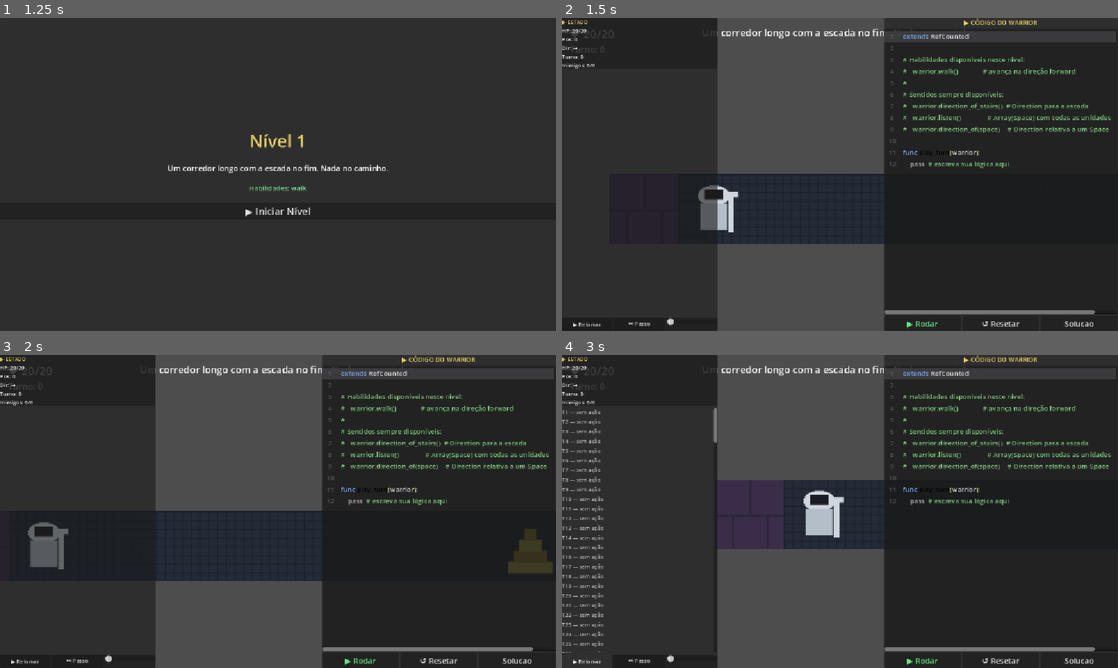
Above: before the commit, frames 1-4 (two rows, left to right).
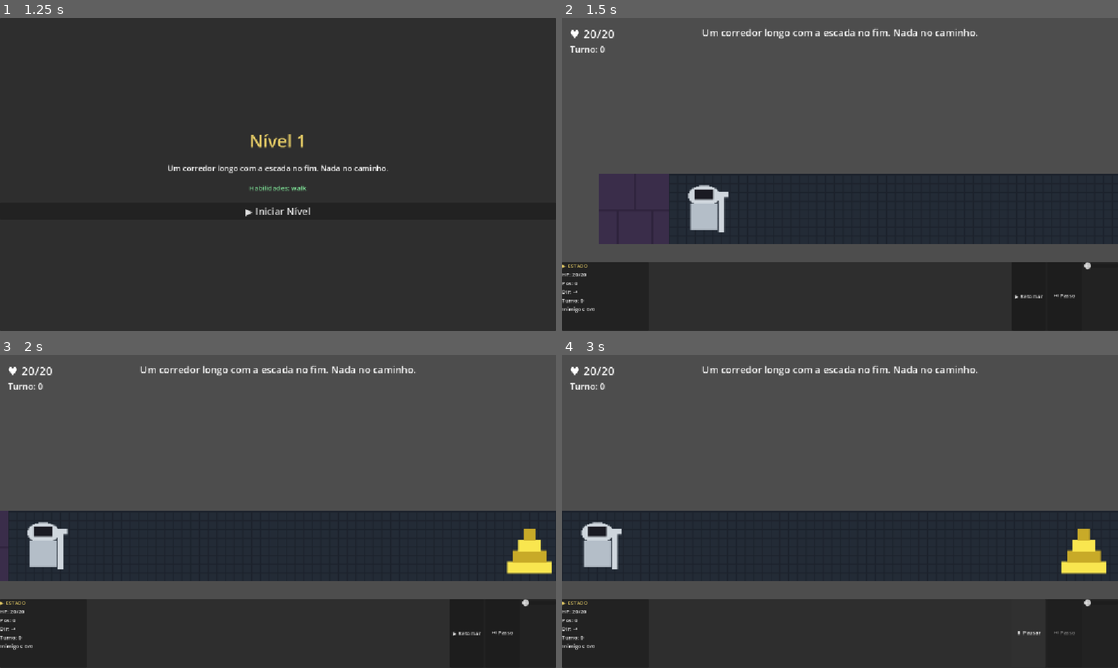
Above: after the commit, the same moments.

Repository: navegar-sistemas/dojo
Game: Godot game, scene res://scenes/main_menu.tscn
Same seed, same stepped clock (60 frames per second), same inputs: the game is played once before the commit and once after it.
Inputs (mouse positions are in pixels of both pictures, inside the frame that each line leads up to):
- Up to frame 1 (1.25 s): click "▶ Iniciar" at 0.5 s
- Up to frame 2 (1.5 s): click "▶ Iniciar Nível" at 1.25 s
- Up to frame 3 (2 s): no input
- Up to frame 4 (3 s): click (923, 661) at 2 s, where only the run before the commit has a clickable "▶ Rodar"; click "⏸ Pausar" (after the commit: "▶ Retomar") at 2.75 s

Frame 1 is identical in both runs. In frame 2, 50% of the frame differs, in the area x 0-100%, y 0-100%; in frame 3, 47%; in frame 4, 54%.

Commit message:
feat(006): ScreenManager autoload + troca atômica de cena (T-060-T-064)
- Adiciona src/presentation/screen_manager.gd (Autoload ScreenManager)
- Migra TowerFlow para ScreenManager.change_to (6 call-sites)
- Registra ScreenManager antes de TowerFlow em project.godot
- Reposiciona painel editor (42% direita), debug panel (faixa inferior full-width)
  com HBoxContainer lateral para console + estado + controles (T-063/T-064)

Diff:
--- a/godot/42warrior/project.godot
+++ b/godot/42warrior/project.godot
@@ -17,6 +17,7 @@
 
 [autoload]
 
+ScreenManager="*res://src/presentation/screen_manager.gd"
 TowerFlow="*res://src/presentation/tower_flow.gd"
 AudioManager="*res://src/presentation/audio_manager.gd"
 
--- a/godot/42warrior/scenes/game.tscn
+++ b/godot/42warrior/scenes/game.tscn
@@ -74,11 +74,12 @@
 layer = 2
 
 [node name="CodeEditorPanel" type="PanelContainer" parent="EditorLayer"]
+visible = false
 script = ExtResource("5_panel")
 anchor_left = 0.58
 anchor_top = 0.0
 anchor_right = 1.0
-anchor_bottom = 1.0
+anchor_bottom = 0.78
 grow_horizontal = 2
 grow_vertical = 2
 
@@ -139,19 +140,20 @@
 
 [node name="DebugPanel" type="PanelContainer" parent="DebugLayer"]
 anchor_left = 0.0
-anchor_top = 0.0
-anchor_right = 0.28
+anchor_top = 0.78
+anchor_right = 1.0
 anchor_bottom = 1.0
 grow_horizontal = 2
 grow_vertical = 2
 
-[node name="VBox" type="VBoxContainer" parent="DebugLayer/DebugPanel"]
+[node name="VBox" type="HBoxContainer" parent="DebugLayer/DebugPanel"]
 layout_mode = 2
 theme_override_constants/separation = 4
 
 [node name="WarriorStatePanel" type="PanelContainer" parent="DebugLayer/DebugPanel/VBox"]
 script = ExtResource("7_warpanel")
 layout_mode = 2
+custom_minimum_size = Vector2(180, 0)
 
 [node name="VBox" type="VBoxContainer" parent="DebugLayer/DebugPanel/VBox/WarriorStatePanel"]
 layout_mode = 2
@@ -191,8 +193,7 @@
 [node name="TurnConsole" type="ScrollContainer" parent="DebugLayer/DebugPanel/VBox"]
 script = ExtResource("8_console")
 layout_mode = 2
-size_flags_vertical = 3
-custom_minimum_size = Vector2(0, 200)
+size_flags_horizontal = 3
 
 [node name="List" type="VBoxContainer" parent="DebugLayer/DebugPanel/VBox/TurnConsole"]
 layout_mode = 2
@@ -201,6 +202,7 @@
 [node name="ExecutionControls" type="PanelContainer" parent="DebugLayer/DebugPanel/VBox"]
 script = ExtResource("9_controls")
 layout_mode = 2
+custom_minimum_size = Vector2(220, 0)
 
 [node name="HBox" type="HBoxContainer" parent="DebugLayer/DebugPanel/VBox/ExecutionControls"]
 layout_mode = 2
--- /dev/null
+++ b/godot/42warrior/src/presentation/screen_manager.gd
@@ -0,0 +1,13 @@
+extends Node
+## Autoload "ScreenManager" — troca atômica de telas (uma-tela-por-vez).
+## change_to(path) monta a nova cena sob o root, define current_scene
+## e libera (queue_free) a anterior, garantindo exatamente 1 tela de topo viva.
+
+
+func change_to(path: String) -> void:
+	var prev: Node = get_tree().current_scene
+	var next: Node = (load(path) as PackedScene).instantiate()
+	get_tree().root.add_child(next)
+	get_tree().current_scene = next
+	if prev != null:
+		prev.queue_free()
--- a/godot/42warrior/src/presentation/tower_flow.gd
+++ b/godot/42warrior/src/presentation/tower_flow.gd
@@ -25,11 +25,11 @@
 
 func start(level: int) -> void:
 	_current_level = level
-	get_tree().change_scene_to_file("res://scenes/level_transition.tscn")
+	ScreenManager.change_to("res://scenes/level_transition.tscn")
 
 
 func on_transition_confirmed() -> void:
-	get_tree().change_scene_to_file("res://scenes/game.tscn")
+	ScreenManager.change_to("res://scenes/game.tscn")
 
 
 func on_level_won(score_total: int, turns: int, is_ace: bool) -> void:
@@ -40,14 +40,14 @@
 	if _current_level < BeginnerTower.LEVEL_COUNT:
 		_store.save_level(_current_level + 1)
 	if _current_level >= BeginnerTower.LEVEL_COUNT:
-		get_tree().change_scene_to_file("res://scenes/tower_complete.tscn")
+		ScreenManager.change_to("res://scenes/tower_complete.tscn")
 	else:
-		get_tree().change_scene_to_file("res://scenes/level_result.tscn")
+		ScreenManager.change_to("res://scenes/level_result.tscn")
 
 
 func on_level_lost() -> void:
 	_last_won = false
-	get_tree().change_scene_to_file("res://scenes/level_result.tscn")
+	ScreenManager.change_to("res://scenes/level_result.tscn")
 
 
 func on_next_level() -> void:
@@ -60,4 +60,4 @@
 
 
 func on_go_to_menu() -> void:
-	get_tree().change_scene_to_file("res://scenes/main_menu.tscn")
+	ScreenManager.change_to("res://scenes/main_menu.tscn")
